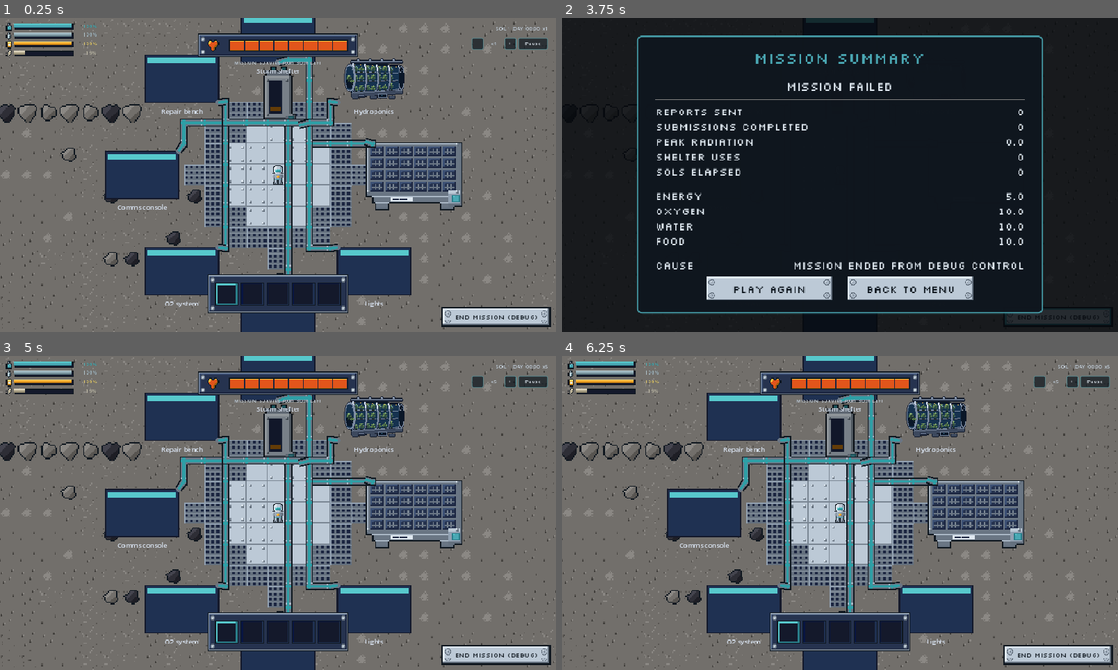
Above: before the commit, frames 1-4 (two rows, left to right).
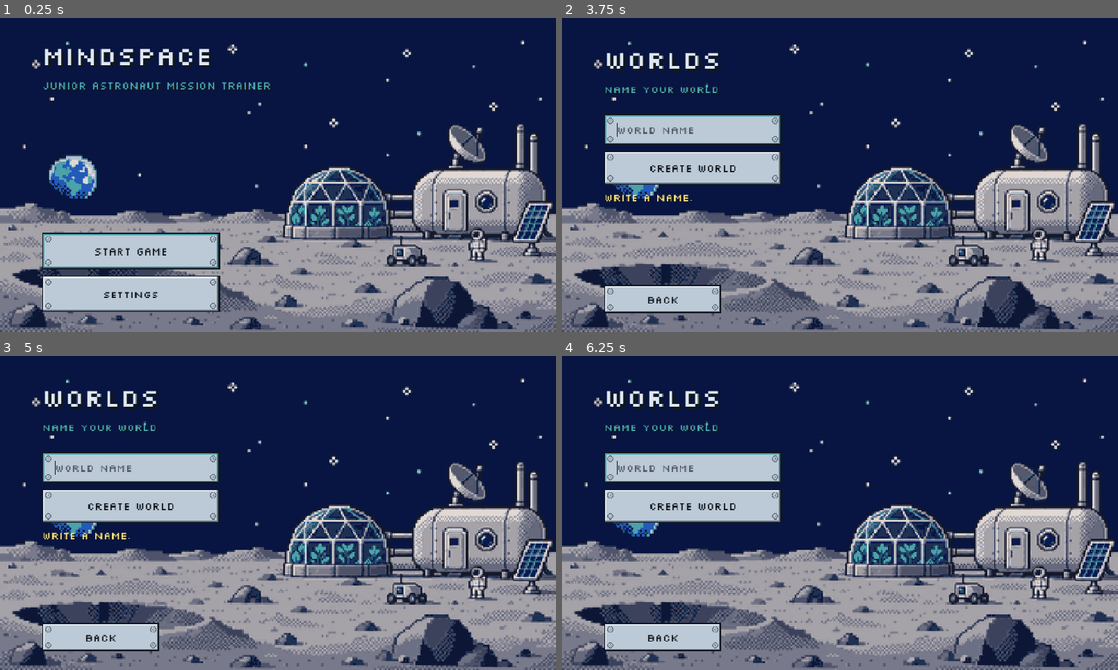
Above: after the commit, the same moments.

Repository: Aurora-Moorealis/MindSpace
Game: Godot game, scene res://scenes/welcome/welcome.tscn
Two runs of this game, one before a commit and one after it. Both use one fixed random seed, a clock stepped at 60 frames per second and the inputs below. Before the commit the project starts from res://scenes/base/base.tscn.
Inputs (mouse positions are in pixels of both pictures, inside the frame that each line leads up to):
- Up to frame 1 (0.25 s): no input
- Up to frame 2 (3.75 s): click (695, 250) at 0.5 s, where only the run after the commit has a clickable "Start game"; click (1040, 43) at 1.25 s, where only the run before the commit has a clickable "-"; click (695, 168) at 2 s, where only the run after the commit has a clickable "Create world"; click (1073, 43) at 2.75 s, where only the run before the commit has a clickable "+"; click (1056, 316) at 3.5 s, where only the run before the commit has a clickable "End mission (debug)"
- Up to frame 3 (5 s): click (205, 626) at 4.25 s, where only the run before the commit has a clickable "Play again"
- Up to frame 4 (6.25 s): click (662, 638) at 5 s, where only the run after the commit has a clickable "Back"; click (695, 588) at 5.75 s, where only the run after the commit has a clickable "Start game"

The runs differ from the first frame. In frame 1, 95% of the frame differs, in the area x 0-100%, y 0-100%; in frame 2, 95%; in frame 3, 96%; in frame 4, 96%.

Commit message:
fix(ui): boot into the menu and move the mission indicator

Diff:
--- a/game/project.godot
+++ b/game/project.godot
@@ -11,7 +11,7 @@
 [application]
 
 config/name="MindSpace"
-run/main_scene="res://scenes/base/base.tscn"
+run/main_scene="res://scenes/welcome/welcome.tscn"
 config/features=PackedStringArray("4.7", "Forward Plus")
 config/icon="res://icon.svg"
 
--- a/game/scenes/ui/hud.tscn
+++ b/game/scenes/ui/hud.tscn
@@ -119,17 +119,17 @@
 [node name="ObjectiveLabel" type="Label" parent="Root"]
 unique_name_in_owner = true
 layout_mode = 0
-offset_left = 302.0
-offset_top = 62.0
-offset_right = 548.0
-offset_bottom = 76.0
+offset_left = 638.0
+offset_top = 52.0
+offset_right = 838.0
+offset_bottom = 68.0
 mouse_filter = 2
 theme_override_colors/font_color = Color(0.87451, 0.909804, 0.941176, 1)
 theme_override_colors/font_outline_color = Color(0.058824, 0.090196, 0.121569, 1)
 theme_override_constants/outline_size = 1
 theme_override_font_sizes/font_size = 8
 text = ""
-horizontal_alignment = 1
+horizontal_alignment = 2
 
 [node name="ResourcesStrip" type="TextureRect" parent="Root"]
 layout_mode = 0
Not shown: 1 places in game/databases/economy.tres that only renumber resources
Not shown: 1 places in game/databases/economy_rows/mission_length_ticks.tres that only renumber resources
Not shown, added: openspec/changes/archive/2026-11-15-fix-hud-objective-and-boot-menu/design.md
Not shown, added: openspec/changes/archive/2026-11-15-fix-hud-objective-and-boot-menu/proposal.md
Not shown, added: openspec/changes/archive/2026-11-15-fix-hud-objective-and-boot-menu/specs/hud/spec.md
Not shown, added: openspec/changes/archive/2026-11-15-fix-hud-objective-and-boot-menu/specs/menu/spec.md
Not shown, added: openspec/changes/archive/2026-11-15-fix-hud-objective-and-boot-menu/tasks.md
Not shown, changed: openspec/specs/hud/spec.md
Not shown, changed: openspec/specs/menu/spec.md
